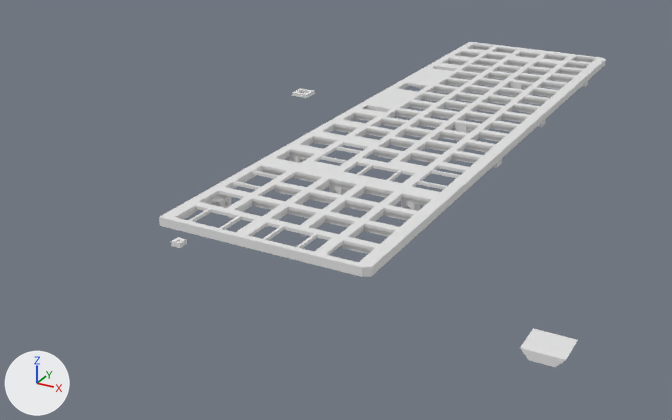
The Blender file v2/v2.blend, before and after one commit.
Before and after are seen from a 50 mm camera at (143.0, -548.0, 175.0) aimed at (-81.0, -140.0, -29.0). The axes (+X, +Y, +Z) are drawn at lower left. The lights are the same throughout.

Names of what the first picture shows: 'numpad', 'nut hole', 'plate center', 'plate left', 'plate right', 'small support'.
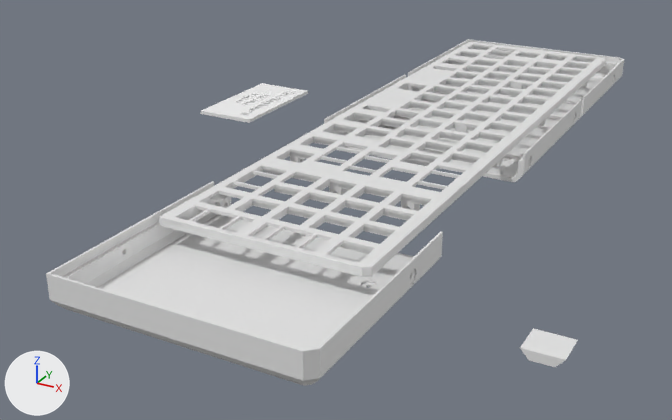
Where the newer file only moved an object's origin or applied its transform, the numbers keep the older frame.

Location of each change, [x1, y1, x2, y2] in pixels of the pictures (672 x 420 px; the box of a moved part takes in the faces that stretch with it):
'case right', shown
    after: [46, 181, 443, 386]
'case center left', shown
    after: [324, 74, 582, 182]
'case left', shown
    after: [408, 39, 624, 119]
'name tag', added
    after: [201, 83, 308, 123]
'nut hole', hidden
    before: [292, 88, 315, 98]
part 1 of me_plane_005, moved or reshaped
    both: [260, 147, 432, 186]
part 2 of me_plane_014, moved or reshaped
    both: [468, 42, 576, 64]

What changed in the scene script:
```text
Add mat_svgmat_051:
    mat_svgmat_051 = diffuse_material('SVGMat.051')
    mat_svgmat_051.base_color = (0.855, 0.855, 0.855)  # white #eeeeee
Change me_plane_014:
    used by ob_plate_left; location = (-0.4, 45.5, 11.5); scale = (0.99, 0.99, 1.0)
    remove me_plane_014.from_pydata(...)  # 617 vertices, 536 faces; spans x -94.4..5.1, y -55.5..37.9, z -6.4..4.0
    add me_plane_014.from_pydata(...)  # 621 vertices, 532 faces; spans x -94.4..5.1, y -55.5..37.9, z -6.4..4.0
    me_plane_014 part 2
    12 vertices are removed from x -71.9..-55.5, y 11.8..32.6, z 0.0..4.0
    40 faces are deleted
    8 vertices move from x -70.9..-56.5, y 11.8..32.6, z 2.5..4.0 to x -70.9..-56.5, y 0.4..31.4, z 2.5..4.0
    11 vertices are added at x -70.9..-56.5, y 0.4..31.4, z 2.5..4.0
    5 new vertices lie (0.0, -7.0, 0.0) away from vertices in x -70.9..-56.5, y 18.2..32.6, z 2.5..4.0
    36 new faces join them
Change me_plane_005:
    used by ob_plate_right; location = (9.8, 58.7, 12.5); scale = (0.99, 0.99, 1.0)
    remove me_plane_005.from_pydata(...)  # 834 vertices, 693 faces; spans x -104.7..-5.2, y -256.2..-147.5, z -7.4..3.0
    add me_plane_005.from_pydata(...)  # 831 vertices, 680 faces; spans x -104.7..-5.2, y -256.2..-147.5, z -7.4..3.0
    me_plane_005 part 1
    27 vertices are removed from x -63.7..-28.8, y -249.5..-213.3, z -1.0..3.0
    61 faces are deleted
    8 vertices move from x -62.7..-30.8, y -249.5..-228.7, z 1.5..3.0 to x -62.7..-29.8, y -248.5..-217.5, z 1.5..3.0
    8 vertices are added at x -62.7..-29.8, y -232.7..-224.5, z 1.5..3.0
    5 new vertices lie (14.4, 0.0, 0.0) away from vertices in x -62.7..-39.0, y -249.5..-225.8, z 1.5..3.0
    5 new vertices lie (0.0, 0.0, -1.5) away from vertices in x -62.7..-48.3, y -249.5..-225.8, z 3.0
    6 new vertices lie (0.0, 7.0, 0.0) away from vertices in x -62.7..-39.0, y -249.5..-224.5, z 1.5..3.0
    48 new faces join them
Add me_mesh:
    me_mesh.from_pydata(...)  # 5416 vertices, 2994 faces; spans x -18.2..16.8, y -33.8..33.7, z 3.0..5.0
    me_mesh.materials.append(mat_svgmat_051)  # white #eeeeee
Change ob_case_left:
    ob_case_left.location: (3.1, -73.7, -0.5) -> (-1.9, -68.7, -0.5)
    remove ob_case_left.hide_viewport = True
Change ob_case_center_left:
    ob_case_center_left.location: (-18.0, 95.6, 17.5) -> (-23.0, 95.6, 17.5)
    remove ob_case_center_left.hide_viewport = True
Change ob_case_right:
    ob_case_right.location: (-18.0, 95.6, 17.5) -> (-23.0, 95.6, 17.5)
    remove ob_case_right.hide_viewport = True
Change ob_nut_hole:
    add ob_nut_hole.hide_viewport = True
Add ob_name_tag:
    ob_name_tag = bpy.data.objects.new('name tag', me_mesh)
    ob_name_tag.location = (-168.3, -83.9, 0.0)
```
